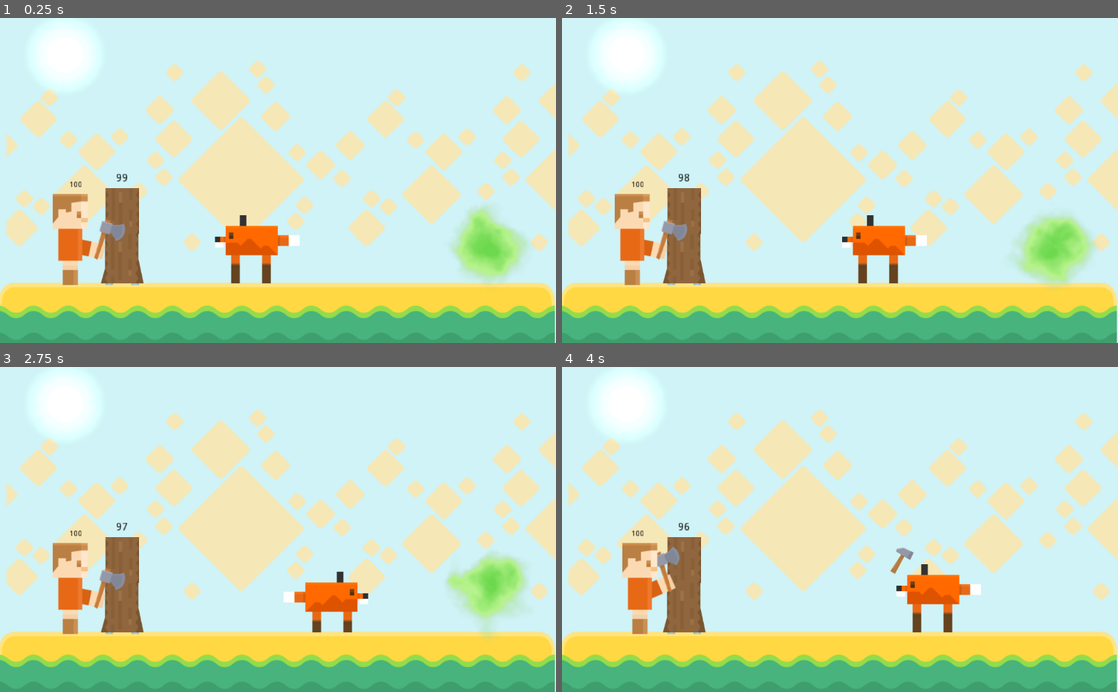
Above: before the commit, frames 1-4 (two rows, left to right).
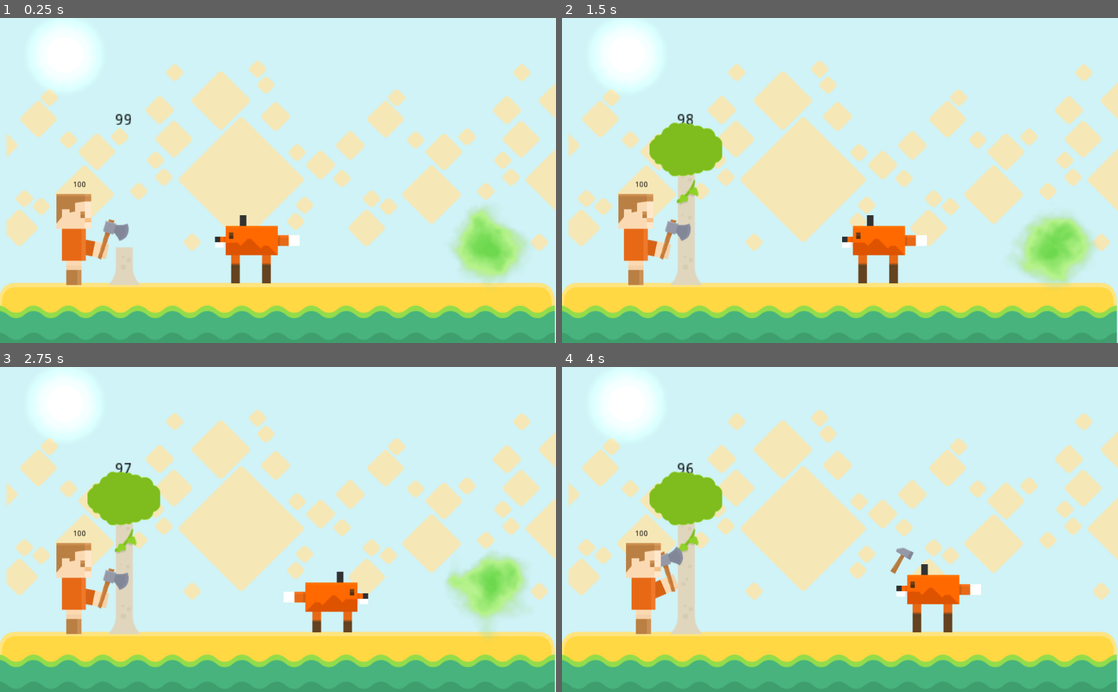
Above: after the commit, the same moments.

Repository: thiagola92/gamejamplus-2020
Game: Godot game, scene res://scenes/Main.tscn
Two runs of this game, one before a commit and one after it. Both use one fixed random seed, a clock stepped at 60 frames per second and the inputs below. The project has no main scene, so this scene is started directly.
Inputs:
- Up to frame 1 (0.25 s): no input
- Up to frame 2 (1.5 s): hold D 0.53-1.28 s; hold A from 1.28 s (still down)
- Up to frame 3 (2.75 s): release A at 2.03 s; hold D from 2.03 s (still down)
- Up to frame 4 (4 s): release D at 3.53 s; hold A from 3.53 s (still down)

The runs differ from the first frame. In frame 1, 2.6% of the frame differs, in the area x 9-26%, y 29-83%; in frame 2, 4.3%, in the area x 9-29%, y 29-83%; in frame 3, 4.3%; in frame 4, 4.3%.

Commit message:
killing tree

Diff:
--- a/Game/scenes/Main.tscn
+++ b/Game/scenes/Main.tscn
@@ -80,8 +80,7 @@
 z_index = 1
 
 [node name="Wall" parent="." instance=ExtResource( 3 )]
-position = Vector2( 227.452, 426.855 )
-scale = Vector2( 0.7, 0.7 )
+position = Vector2( 230.747, 366.453 )
 
 [node name="Light2D" type="Light2D" parent="."]
 position = Vector2( 124.615, 92.2835 )
--- a/Game/scenes/Wall.tscn
+++ b/Game/scenes/Wall.tscn
@@ -1,40 +1,42 @@
-[gd_scene load_steps=5 format=2]
+[gd_scene load_steps=9 format=2]
 
-[ext_resource path="res://assets/tilesets/spritesheet_tiles.png" type="Texture" id=1]
+[ext_resource path="res://assets/obstacles/tree_1.png" type="Texture" id=1]
 [ext_resource path="res://scripts/Wall.gd" type="Script" id=2]
+[ext_resource path="res://assets/sounds/rockHit1.ogg" type="AudioStream" id=3]
+[ext_resource path="res://assets/obstacles/tree_3.png" type="Texture" id=4]
+[ext_resource path="res://assets/obstacles/tree_2.png" type="Texture" id=5]
+[ext_resource path="res://assets/obstacles/tree_4.png" type="Texture" id=6]
 
 [sub_resource type="RectangleShape2D" id=1]
-extents = Vector2( 43.5834, 126.613 )
+extents = Vector2( 28.5697, 149.328 )
 
-[sub_resource type="TileSet" id=2]
-0/name = "spritesheet_tiles.png 0"
-0/texture = ExtResource( 1 )
-0/tex_offset = Vector2( 0, 0 )
-0/modulate = Color( 1, 1, 1, 1 )
-0/region = Rect2( 0, 1696, 128, 128 )
-0/tile_mode = 0
-0/occluder_offset = Vector2( 0, 0 )
-0/navigation_offset = Vector2( 0, 0 )
-0/shape_offset = Vector2( 0, 0 )
-0/shape_transform = Transform2D( 1, 0, 0, 1, 0, 0 )
-0/shape_one_way = false
-0/shape_one_way_margin = 0.0
-0/shapes = [  ]
-0/z_index = 0
-1/name = "spritesheet_tiles.png 1"
-1/texture = ExtResource( 1 )
-1/tex_offset = Vector2( 0, 0 )
-1/modulate = Color( 1, 1, 1, 1 )
-1/region = Rect2( 0, 1568, 128, 128 )
-1/tile_mode = 0
-1/occluder_offset = Vector2( 0, 0 )
-1/navigation_offset = Vector2( 0, 0 )
-1/shape_offset = Vector2( 0, 0 )
-1/shape_transform = Transform2D( 1, 0, 0, 1, 0, 0 )
-1/shape_one_way = false
-1/shape_one_way_margin = 0.0
-1/shapes = [  ]
-1/z_index = 0
+[sub_resource type="SpriteFrames" id=2]
+animations = [ {
+"frames": [ null ],
+"loop": true,
+"name": "default",
+"speed": 5.0
+}, {
+"frames": [ ExtResource( 5 ) ],
+"loop": false,
+"name": "half-low",
+"speed": 5.0
+}, {
+"frames": [ ExtResource( 4 ) ],
+"loop": true,
+"name": "half_high",
+"speed": 5.0
+}, {
+"frames": [ ExtResource( 1 ) ],
+"loop": false,
+"name": "low",
+"speed": 5.0
+}, {
+"frames": [ ExtResource( 1 ), ExtResource( 5 ), ExtResource( 4 ), ExtResource( 6 ) ],
+"loop": false,
+"name": "growing",
+"speed": 2.0
+} ]
 
 [node name="Wall" type="Area2D"]
 script = ExtResource( 2 )
@@ -44,11 +46,6 @@
 
 [node name="CollisionShape2D" type="CollisionShape2D" parent="."]
 shape = SubResource( 1 )
-
-[node name="TileMap" type="TileMap" parent="."]
-tile_set = SubResource( 2 )
-format = 1
-tile_data = PoolIntArray( -65537, 1, 0, 65535, 0, 0 )
 
 [node name="Health" type="Label" parent="."]
 margin_left = -113.326
@@ -63,3 +60,9 @@
 __meta__ = {
 "_edit_use_anchors_": false
 }
+
+[node name="HitSound" type="AudioStreamPlayer2D" parent="."]
+stream = ExtResource( 3 )
+
+[node name="AnimatedSprite" type="AnimatedSprite" parent="."]
+frames = SubResource( 2 )
--- a/Game/scripts/Wall.gd
+++ b/Game/scripts/Wall.gd
@@ -3,6 +3,7 @@
 export var health = 100
 
 func _ready():
+	grow_tree()
 	pass
 
 func _process(delta):
@@ -10,3 +11,19 @@
 
 func hit():
 	health -= 1
+	get_node("HitSound").play(0)
+
+	if health == 0:
+		kill_tree()
+	elif health <= 25:
+		$AnimatedSprite.play("low")
+	elif health <= 50:
+		$AnimatedSprite.play("half-low")
+	elif health <= 75:
+		$AnimatedSprite.play("half-high")
+
+func grow_tree():
+	$AnimatedSprite.play("growing")
+
+func kill_tree():
+	get_parent().remove_child(self)
Not shown, removed: Game/assets/backgrounds.png.import
Not shown, removed: Game/assets/enemy/enemy.png.import
Not shown, removed: Game/assets/enemy/frame 1.png.import
Not shown, removed: Game/assets/enemy/frame 2.png.import
Not shown, removed: Game/assets/enemy/frame 3.png.import
Not shown, removed: Game/assets/enemy/frame 5.png.import
Not shown, removed: Game/assets/enemy/frame 8.png.import
Not shown, removed: Game/assets/enemy/frame6.png.import
Binary file added: Game/assets/obstacles/tree_1.png
Not shown, changed: Game/assets/obstacles/tree_1.png.import
Binary file added: Game/assets/obstacles/tree_2.png
Not shown, changed: Game/assets/obstacles/tree_2.png.import
(and 13 more such lines)
